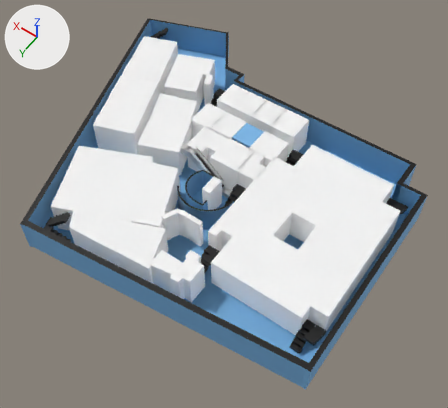
What one commit did to the glTF model data/map3DModel/building9/9_4.glb.
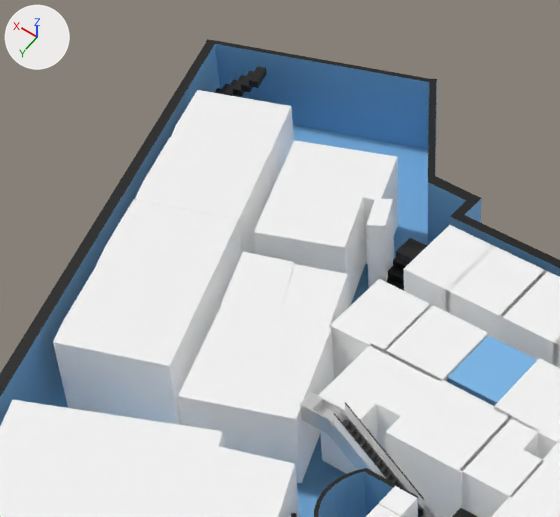
Each version appears first whole from a 50 mm lens placed at (-1.096, 1.563, 2.562), pointed at (0.085, -0.091, -0.036), and next in a close-up on the part from 17% to 61% of the width and 1% to 46% of the height. Lighting does not change. The marker at upper left points along +X, +Y and +Z. Where no turn or scale is listed for an object, it has been applied to the vertices.

Names of what the first close-up shows: 'object', 'object_line.005', 'object_line.006', 'object_line.009', 'object_line.010', 'object_line.011', 'object_line.012', 'object_line.015', 'object_line.019', 'object_line.022', 'object_line.023', 'object_line.029'.
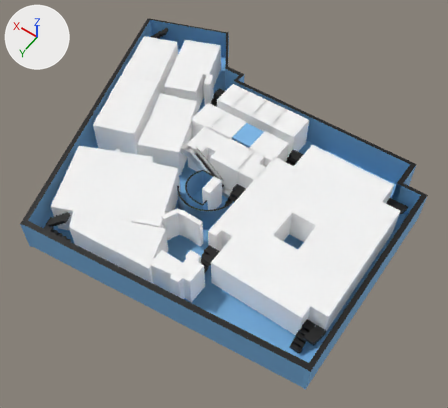
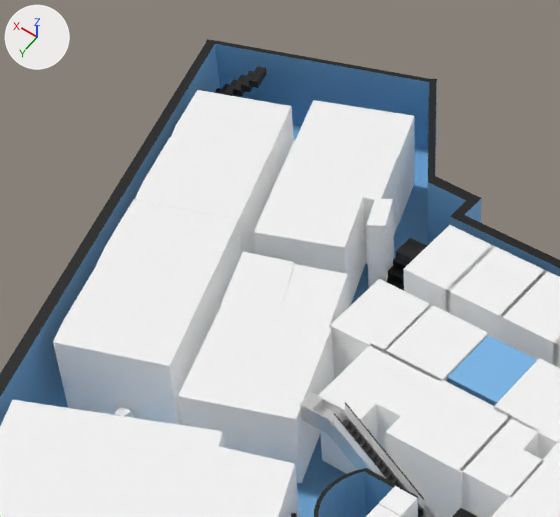
Where the newer file only moved an object's origin or applied its transform, the numbers keep the older frame.

Boxes (x1, y1, x2, y2) around the edits, measured in the close-ups (560 x 517 px):
'object_line.031', added: after (295, 100, 415, 224)
'プリンター_9_4_1', added: after (114, 407, 133, 418)
    faces in mat_plastic_005 (white #ffffff): (114, 407, 133, 418)

Edits to the bpy script that builds the scene:
```text
Add mat_plastic_005:
    mat_plastic_005 = principled_material('Plastic.005')
    mat_plastic_005.base_color = (1.0, 1.0, 1.0)  # white #ffffff
    mat_plastic_005.metallic = 1.0
    mat_plastic_005.roughness = 1.0
Add mat_plastic_006:
    mat_plastic_006 = principled_material('Plastic.006')
    mat_plastic_006.base_color = (1.0, 1.0, 1.0)  # white #ffffff
    mat_plastic_006.metallic = 1.0
    mat_plastic_006.roughness = 1.0
Add mat_マテリアル_002:
    mat_マテリアル_002 = principled_material('マテリアル.002')
    mat_マテリアル_002.base_color = (1.0, 1.0, 1.0)  # white #ffffff
Add mat_oh_outline_material_001:
    mat_oh_outline_material_001 = principled_material('OH_Outline_Material.001')
    mat_oh_outline_material_001.base_color = (1.0, 1.0, 1.0)  # white #ffffff
    mat_oh_outline_material_001.metallic = 1.0
    mat_oh_outline_material_001.roughness = 1.0
Add me_cube_006:
    me_cube_006.from_pydata(...)  # 1982 vertices, 3892 faces; spans x -0.0125..0.0132, y -0.0075..0.0182, z -0.0194..0.0094
    # faces by material slot: [3327, 565]
    me_cube_006.materials.append(mat_plastic_005)  # white #ffffff
    me_cube_006.materials.append(mat_plastic_006)  # white #ffffff
Add me_立方体_012:
    me_立方体_012.from_pydata(...)  # 16 vertices, 24 faces; spans x -0.132..0.132, y -0.108..0.107, z -0.091..0.091
    # faces by material slot: [12, 12]
    me_立方体_012.materials.append(mat_マテリアル_002)  # white #ffffff
    me_立方体_012.materials.append(mat_oh_outline_material_001)  # white #ffffff
Add ob_プリンター_9_4_1:
    ob_プリンター_9_4_1 = bpy.data.objects.new('プリンター_9_4_1', me_cube_006)
    ob_プリンター_9_4_1.location = (0.748, -0.016, 0.033)
Add ob_object_line_031:
    ob_object_line_031 = bpy.data.objects.new('object_line.031', me_立方体_012)
    ob_object_line_031.location = (0.796, -0.834, 0.085)
```
